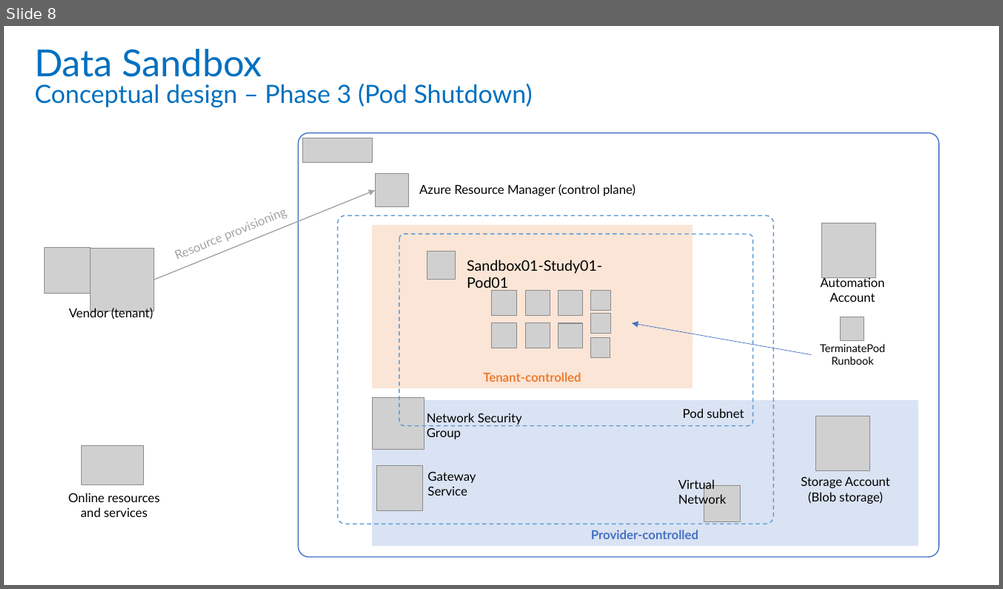
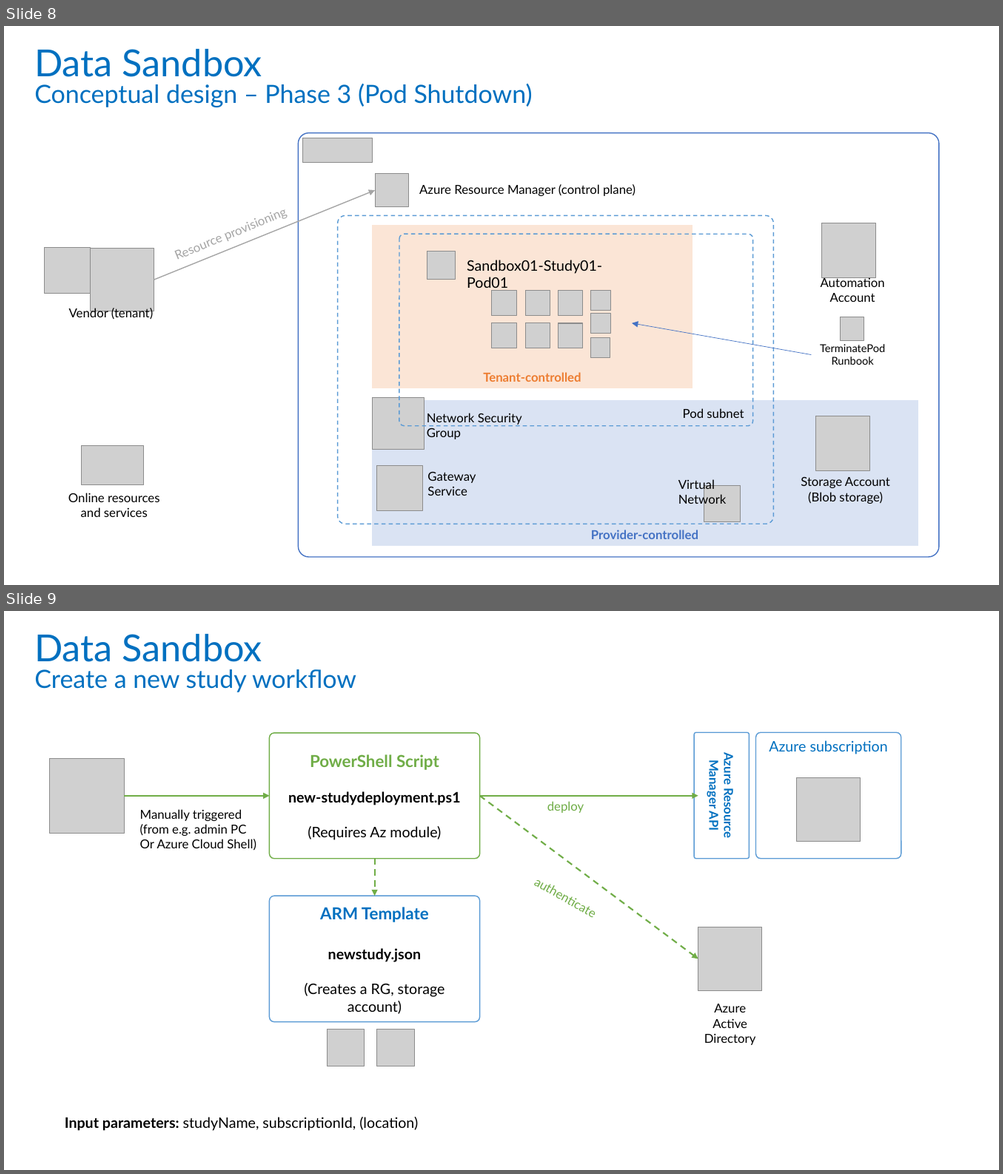
Before and after one commit to equinor/sepes-experiment, a slide deck: designdocs/src/diagrams_source.pptx. Shown one above the other, each under a label of ours: slide 8 before the commit, slides 8 and 9 after it. The pictures are 1003x589 and 1003x1174 pixels, drawn with LibreOffice and Linux fonts; fonts in the diff are those of the drawing; grey boxes stand for pictures. Boxes give left, top, right and bottom in pixels: in the first picture for what was removed or moved away, otherwise in the second. Text is boxed around its words. In the diff, an @@ line names an element or a change of style, - is before the commit and + after.

Commit message:
Added documentation (md and png file) for this workflow.

```diff
--- a/designdocs/src/diagrams_source.pptx
+++ b/designdocs/src/diagrams_source.pptx
@@ slide 9 added at [4, 611, 999, 1170], background #FFFFFF @@
@@ text added at [34, 634, 356, 692], 24.3 pt, text #0070C0 @@
+Data Sandbox
+Create a new study workflow
@@ rounded rectangle added at [270, 733, 480, 860], fill #FFFFFF, outline #70AD47 1 pt, 14 pt, text #000000, bold @@
+PowerShell Script
+new-studydeployment.ps1
+(Requires Az module)
@@ rounded rectangle added at [694, 732, 749, 859], fill #FFFFFF, outline #5B9BD5 1 pt, 12 pt, text #0070C0, bold @@
+Azure Resource Manager API
@@ rounded rectangle added at [756, 732, 902, 859], fill #FFFFFF, outline #5B9BD5 1 pt, 14 pt, text #0070C0 @@
+Azure subscription
@@ picture added at [50, 759, 124, 833] @@
@@ picture added at [797, 778, 859, 842] @@
@@ arrow added from (124, 796) to (270, 796), #70AD47 1.5 pt @@
@@ text added at [140, 809, 256, 851], 12 pt, text #000000 @@
+Manually triggered
+(from e.g. admin PC
+Or Azure Cloud Shell)
@@ arrow added from (480, 796) to (698, 796), #70AD47 1.5 pt @@
@@ arrow added from (480, 796) to (698, 960), #70AD47 1.5 pt dashed @@
@@ text added at [547, 801, 584, 813], 12 pt, text #70AD47 @@
+deploy
@@ arrow added from (375, 859) to (375, 896), #70AD47 1.5 pt dashed @@
@@ text added at [523, 867, 607, 928], 12 pt, text #70AD47 @@
+authenticate
@@ rounded rectangle added at [270, 896, 480, 1022], fill #FFFFFF, outline #5B9BD5 1 pt, 14 pt, text #000000 @@
+ARM Template
+newstudy.json
+(Creates a RG, storage account)
@@ picture added at [698, 927, 761, 991] @@
@@ text added at [704, 1004, 755, 1045], 12 pt, text #000000 @@
+Azure Active
+Directory
@@ picture added at [327, 1030, 364, 1067] @@
@@ picture added at [377, 1030, 415, 1067] @@
@@ text added at [65, 1117, 418, 1131], 14 pt, text #000000 @@
+Input parameters: studyName, subscriptionId, (location)
```
Also in this commit, not shown: 2 other files.
